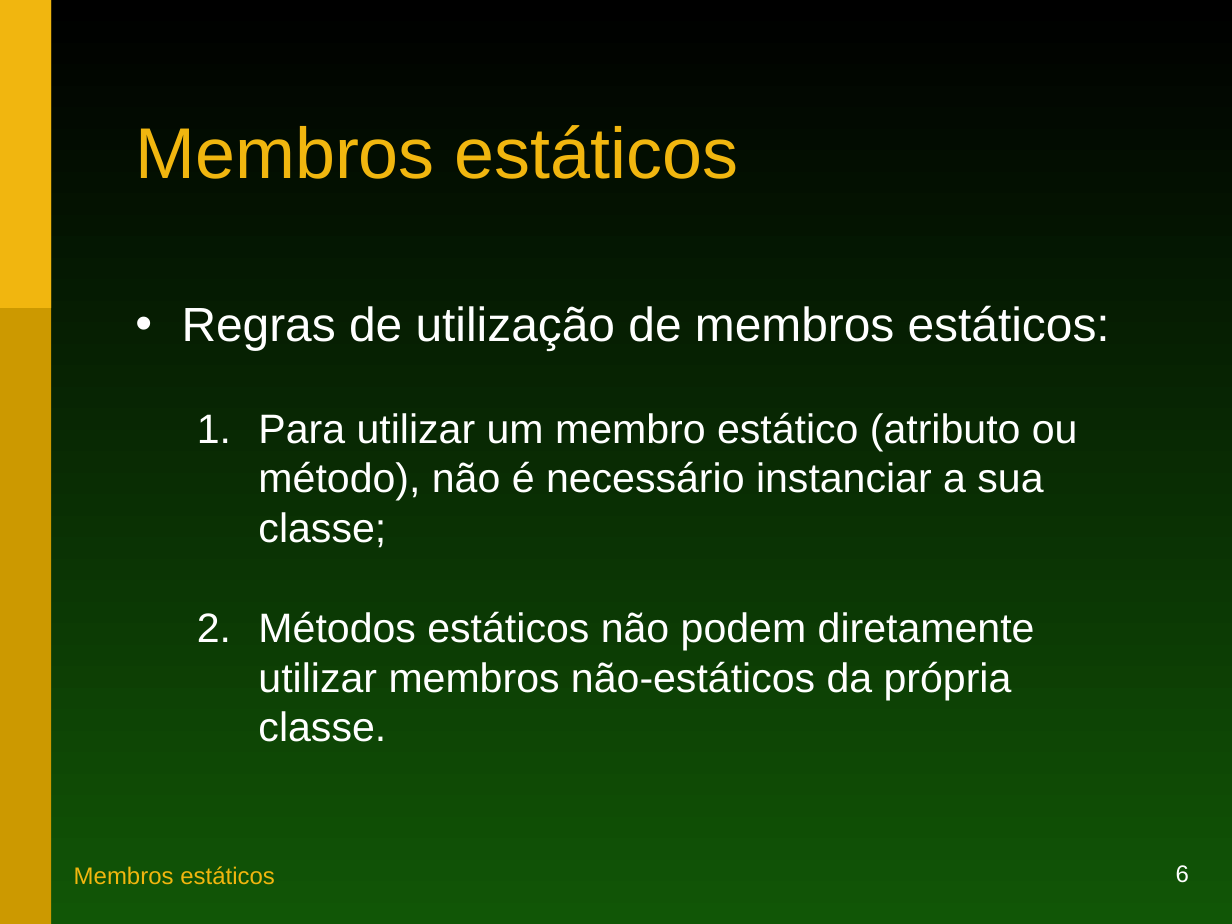
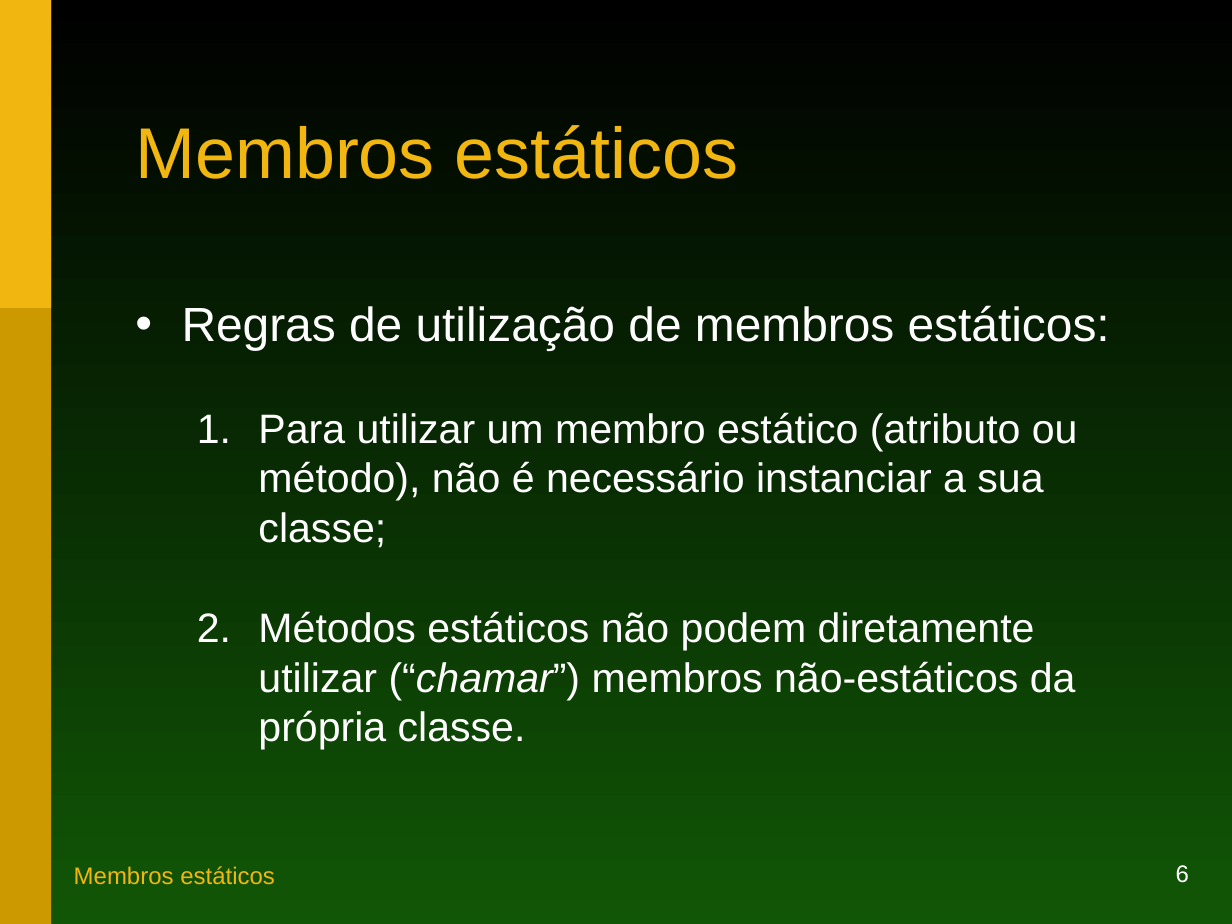
Before and after one commit to duchesqui/slzvieira-training, a slide deck: slide 6 of 1-Java-Programmer-Modulo-I/09.Extra.ppt. Drawn at 1232x924 pixels with LibreOffice and Linux fonts; fonts in the diff are those of the drawing. Boxes give left, top, right and bottom in pixels: in the first picture for what was removed or moved away, otherwise in the second. Text is boxed around its words. In the diff, an @@ line names an element or a change of style, - is before the commit and + after.

```diff
--- a/1-Java-Programmer-Modulo-I/09.Extra.ppt
+++ b/1-Java-Programmer-Modulo-I/09.Extra.ppt
@@ text at [258, 611, 1076, 749]: text changed @@
-  2. Métodos estáticos não podem diretamente utilizar membros não-estáticos da própria classe.
+  2. Métodos estáticos não podem diretamente utilizar (“chamar”) membros não-estáticos da própria classe.
```
Also in this commit, not shown: 42 other files.
